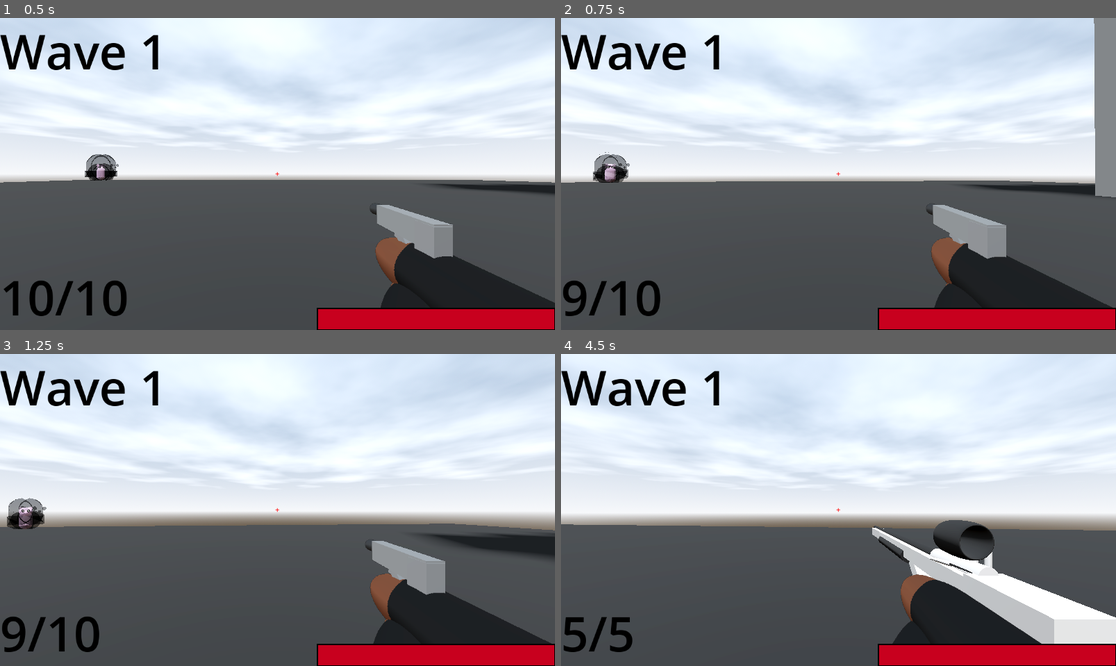
Above: before the commit, frames 1-4 (two rows, left to right).
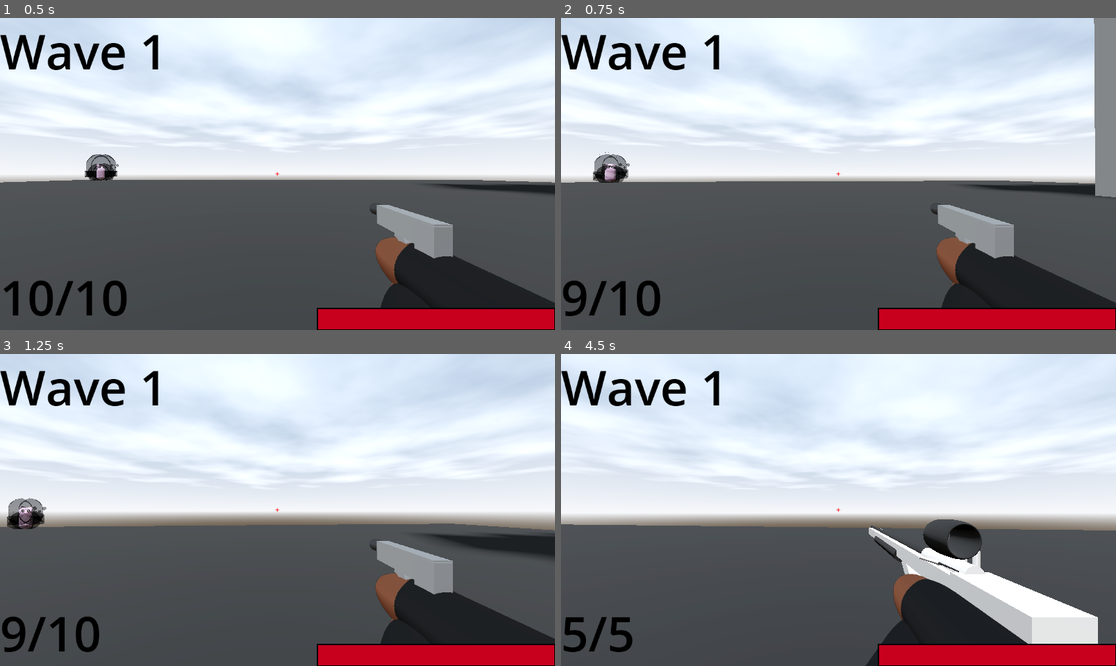
Above: after the commit, the same moments.

Repository: DylanFrenzy/The-Trials-and-Tribulations-of-Tim-Cheese
Game: Godot game, scene res://scenes/main.tscn
Same seed, same stepped clock (60 frames per second), same inputs: the game is played once before the commit and once after it.
Inputs (mouse positions are in pixels of both pictures, inside the frame that each line leads up to):
- Up to frame 1 (0.5 s): no input
- Up to frame 2 (0.75 s): move the mouse to (866, 174) at 0.52 s; press the mouse at (866, 174) at 0.53 s; hold W (move_forward) from 0.53 s (still down)
- Up to frame 3 (1.25 s): keep holding W (move_forward); tap Space (jump) at 0.77 s
- Up to frame 4 (4.5 s): keep holding W (move_forward); move the mouse to (810, 510) at 1.27 s; release the mouse at (810, 510) at 1.28 s; tap Mouse wheel down (swap_weapon_down) at 1.35, 4.35 s; tap Space (jump) at 1.52, 3.02, 3.5, 3.77 s; move the mouse to (849, 503) at 2.02 s; hold Mouse wheel up (swap_weapon_up) 2.03-2.78 s; tap Enter at 2.75 s; move the mouse to (832, 516) at 2.77 s; right-click (832, 516) at 2.85 s; move the mouse to (877, 513) at 3.52 s; press the mouse at (877, 513) at 3.53 s; move the mouse to (794, 506) at 4.27 s; release the mouse at (794, 506) at 4.28 s

Frame 1 is identical in both runs. In frame 2, 1.2% of the frame differs, in the area x 65-100%, y 59-93%; in frame 3, 1.2%; in frame 4, 3.8%, in the area x 54-100%, y 53-100%.
Error in both runs: Attempt to call function 'play' in base 'null instance' on a null instance. (res://scripts/character_body_3d.gd:37)

Commit message:
fixed weird gun movement

Diff:
--- a/3d-project/scripts/gun_cam.gd
+++ b/3d-project/scripts/gun_cam.gd
@@ -8,5 +8,6 @@
 	pass
 
 func sway(sway_amount):
-	weapon_holder.position.x -= sway_amount.x * 0.0002
-	weapon_holder.position.y += sway_amount.y * 0.0002
+	pass
+	#weapon_holder.position.x -= sway_amount.x * 0.0002
+	#weapon_holder.position.y += sway_amount.y * 0.0002
